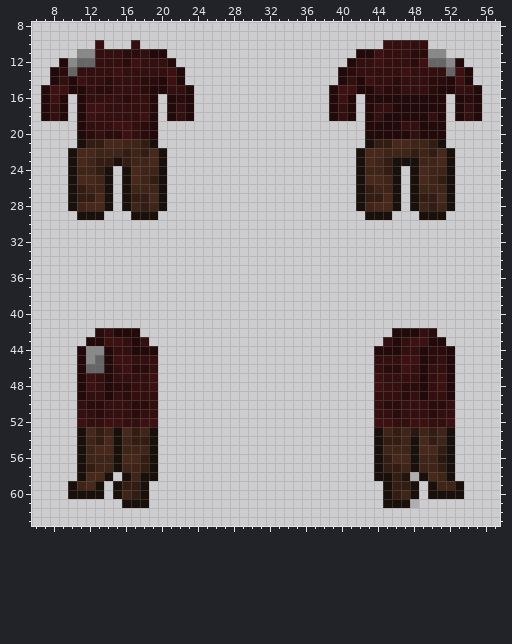
Edited in one commit: pixel-art sprite (Resources/Textures/Victoria/Hound/Equipment/hnd_uniform_op.rsi/equipped-INNERCLOTHING-digi.png). Above is the file before it was changed.
The file is 64x64 pixels. Pixels under 10% opacity are left out. Colours within 5 levels of each other are drawn and written as one. Shown: x 6..57, y 8..63.
The result:
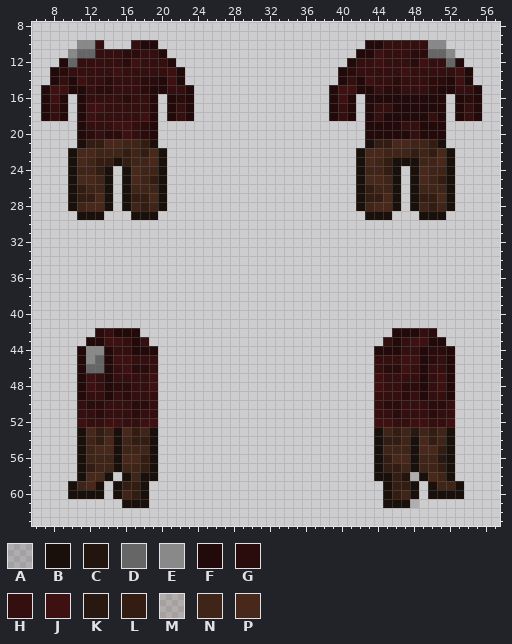
Palette (. is transparent): A #19100b2b  B #19100b  C #22150e  D #666666  E #898989  F #230a0a  G #2b0c0c  H #340f0f  J #3d1111  K #281810  L #331d13  M #3f241831  N #3f2418  P #47281b
Diff:
@@ x 6..57 @@
  9 ....................................................
-10 .......H...H...........................HHHHH........
-11 .....EEHHHGGHFF.....................FFJHHHGGEE......
-12 ...FEDDHHHGJHHHF...................FHHJHHHGJDDEF....
-13 ..FGDHHHHJHHHHHJF.................FGHHHHHJHHHHDJF...
+10 .....EEH...HFF.......................FFHHHHHEE......
+11 ....EDDHHHGGHHF.....................FFJHHHGGDDE.....
+12 ...FDHHHHHGJHHHF...................FHHJHHHGJHHDF....
+13 ..FGHHHHHJHHHHHJF.................FGHHHHHJHHHHHJF...
 14 ..FHFJHHGHHHGGFJF.................FHFJHHGHHHGGFJF...
Changed places in both pictures, as pixel boxes (x1, y1, x2, y2):
changed: (68, 40, 95, 76)
changed: (140, 40, 158, 58)
added: (365, 40, 383, 49)
changed: (428, 40, 455, 76)
